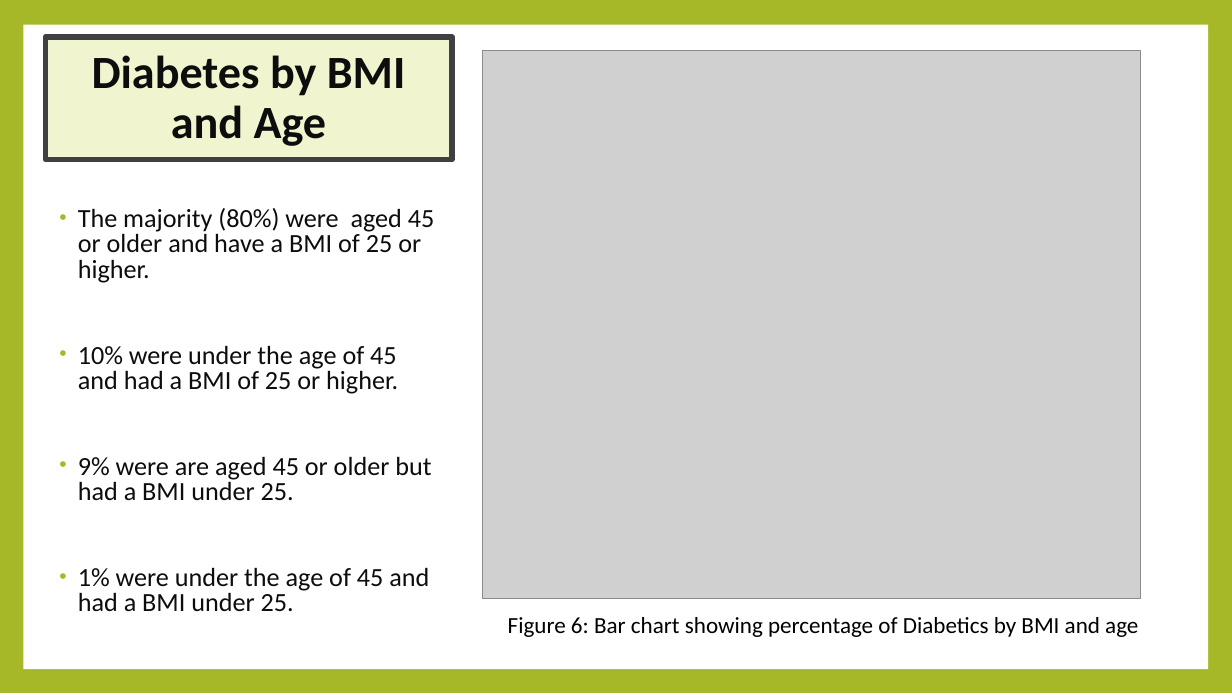
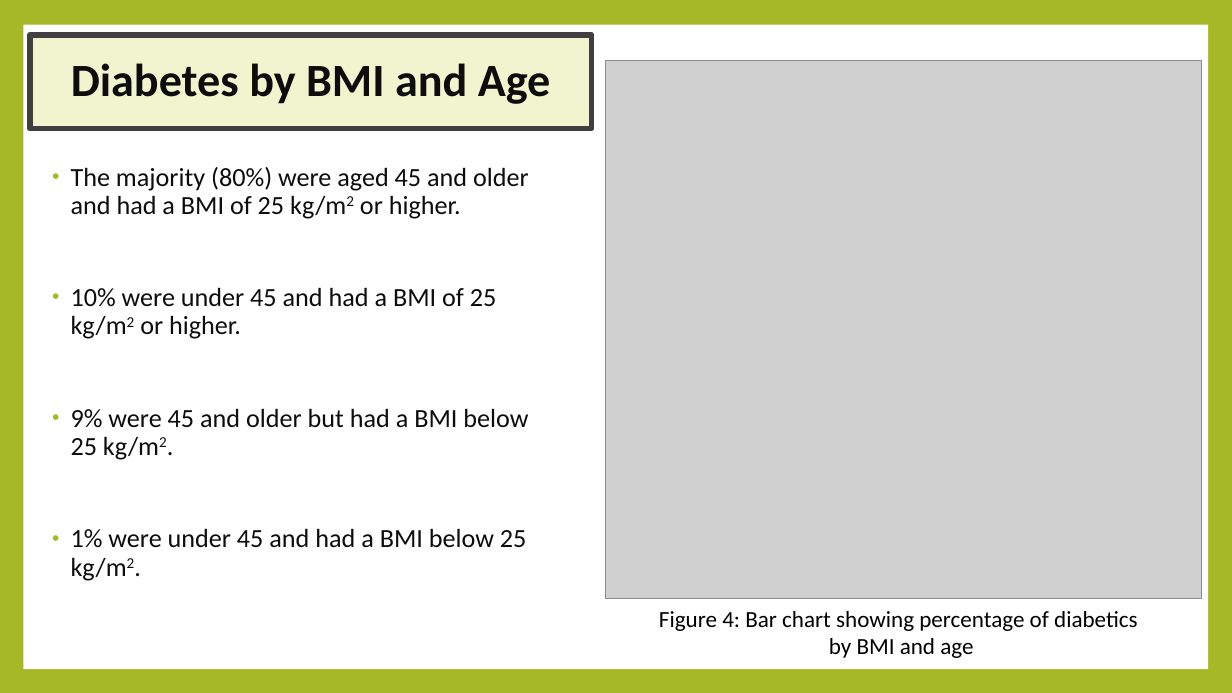
Before and after one commit to K01t0N/project-1, a slide deck: slide 10 of Exploring Potential Contributing Factors to Diabetes.pptx (slide 11 before the commit). Drawn at 1232x693 pixels with LibreOffice and Linux fonts; fonts in the diff are those of the drawing; grey boxes stand for pictures. Boxes give left, top, right and bottom in pixels: in the first picture for what was removed or moved away, otherwise in the second. Text is boxed around its words. In the diff, an @@ line names an element or a change of style, - is before the commit and + after.

```diff
--- a/Exploring Potential Contributing Factors to Diabetes.pptx
+++ b/Exploring Potential Contributing Factors to Diabetes.pptx
@@ title "Diabetes by BMI and Age": place and size @@
-title "Diabetes by BMI and Age" at [45,37,452,160]
+title "Diabetes by BMI and Age" at [30,35,592,129]
@@ picture: place and size @@
-picture at [482,50,1141,598]
+picture at [606,60,1202,599]
@@ text at [71,167,529,581]: text changed @@
-• The majority (80%) were aged 45 or older and have a BMI of 25 or higher.
-• 10% were under the age of 45 and had a BMI of 25 or higher.
-• 9% were are aged 45 or older but had a BMI under 25.
-• 1% were under the age of 45 and had a BMI under 25.
+• The majority (80%) were aged 45 and older and had a BMI of 25 kg/m2 or higher.
+• 10% were under 45 and had a BMI of 25 kg/m2 or higher.
+• 9% were 45 and older but had a BMI below 25 kg/m2.
+• 1% were under 45 and had a BMI below 25 kg/m2.
@@ text at [659,611,1138,658]: text changed @@
-Figure 6: Bar chart showing percentage of Diabetics by BMI and age
+Figure 4: Bar chart showing percentage of diabetics
+by BMI and age
```
Also in this commit, not shown: 11 other slides changed, 2 slides removed.
